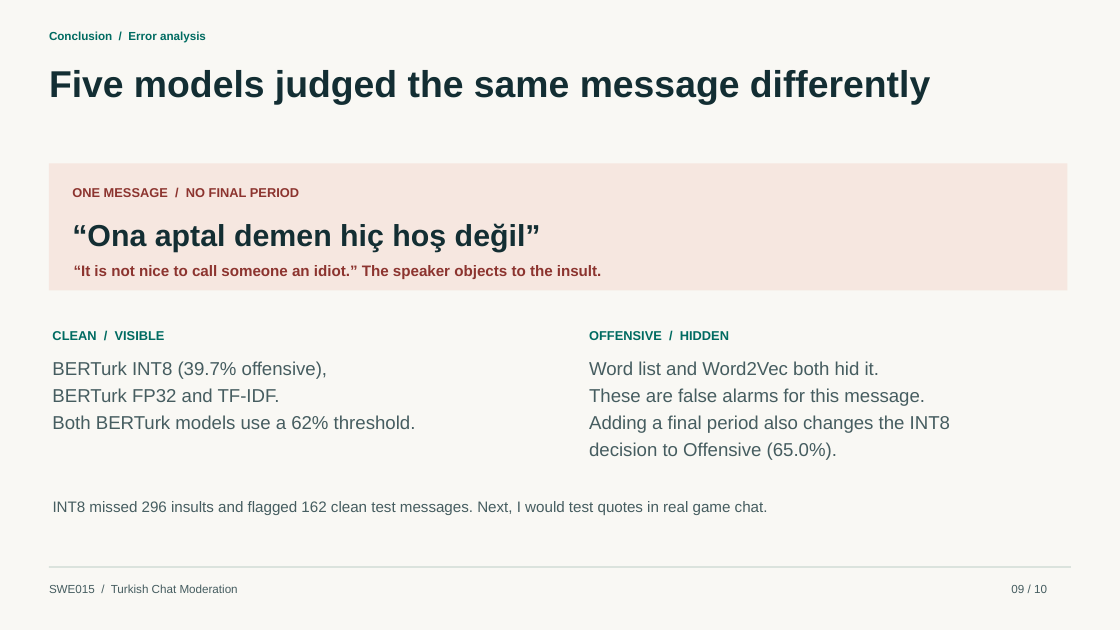
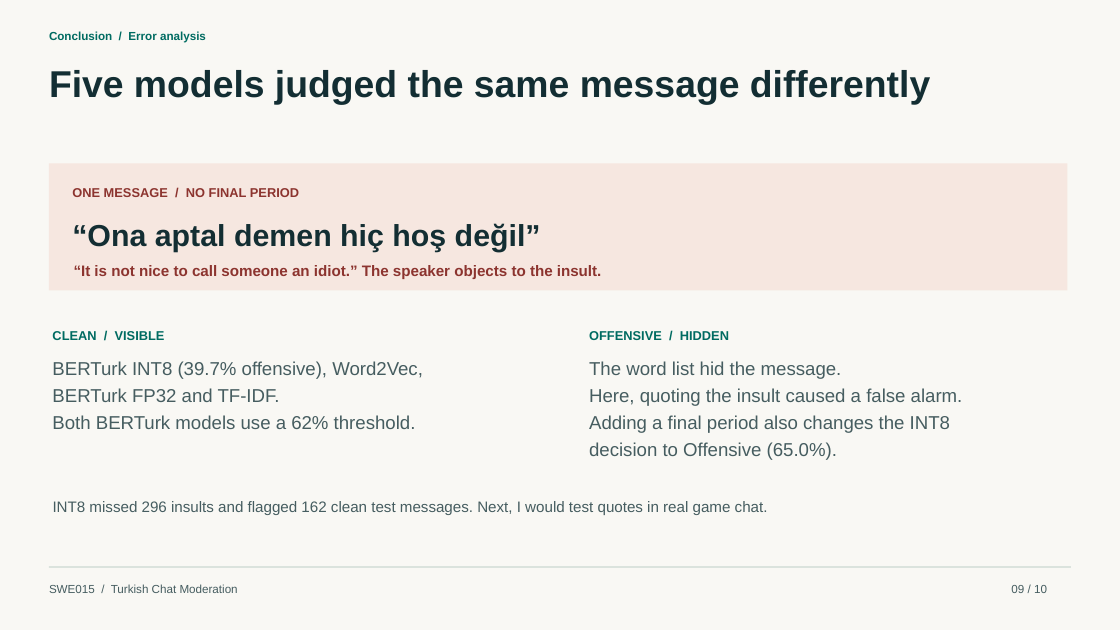
Before and after one commit to MuhammedSaidTosun/swe015-turkce-moderasyon, a slide deck: slide 9 of docs/SWE015_Turkce_Moderasyon_Sunum.pptx. Drawn at 1120x630 pixels with LibreOffice and Linux fonts; fonts in the diff are those of the drawing. Boxes give left, top, right and bottom in pixels: in the first picture for what was removed or moved away, otherwise in the second. Text is boxed around its words. In the diff, an @@ line names an element or a change of style, - is before the commit and + after.

Commit message:
Retrain the Turkish Word2Vec moderator with subword and chat context features

```diff
--- a/docs/SWE015_Turkce_Moderasyon_Sunum.pptx
+++ b/docs/SWE015_Turkce_Moderasyon_Sunum.pptx
@@ text at [52, 361, 423, 379]: text changed @@
-BERTurk INT8 (39.7% offensive),
+BERTurk INT8 (39.7% offensive), Word2Vec,
@@ text at [589, 361, 842, 379]: text changed @@
-Word list and Word2Vec both hid it.
+The word list hid the message.
@@ text at [589, 388, 963, 406]: text changed @@
-These are false alarms for this message.
+Here, quoting the insult caused a false alarm.
```
Also in this commit, not shown: 5 other slides changed, 15 other files.
